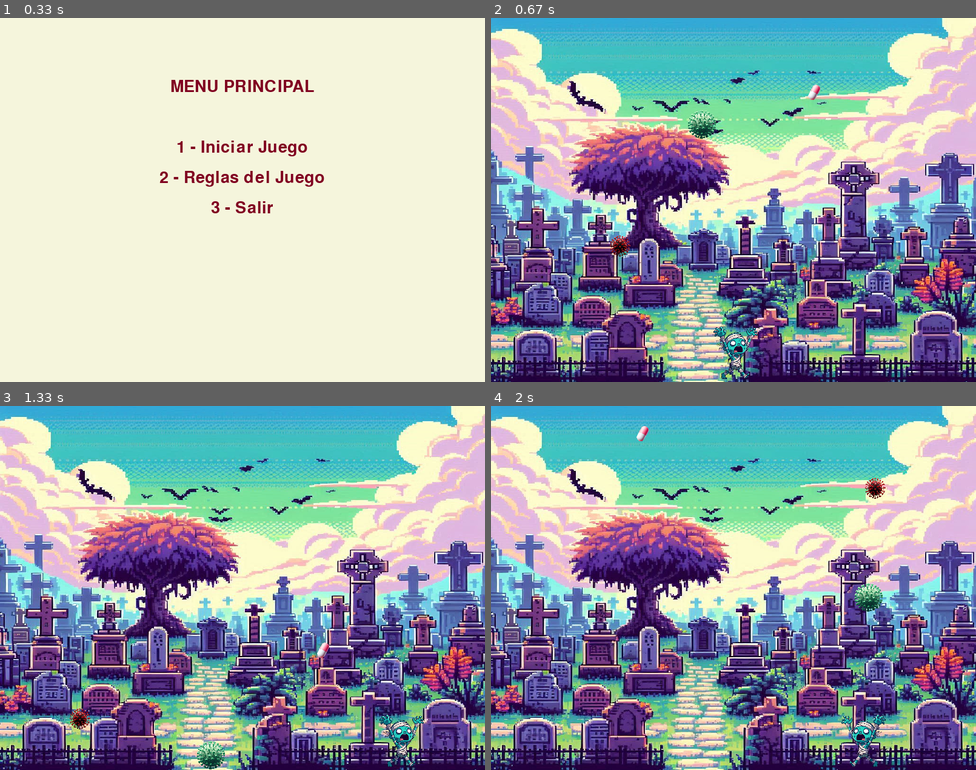
Above: before the commit, frames 1-4 (two rows, left to right).
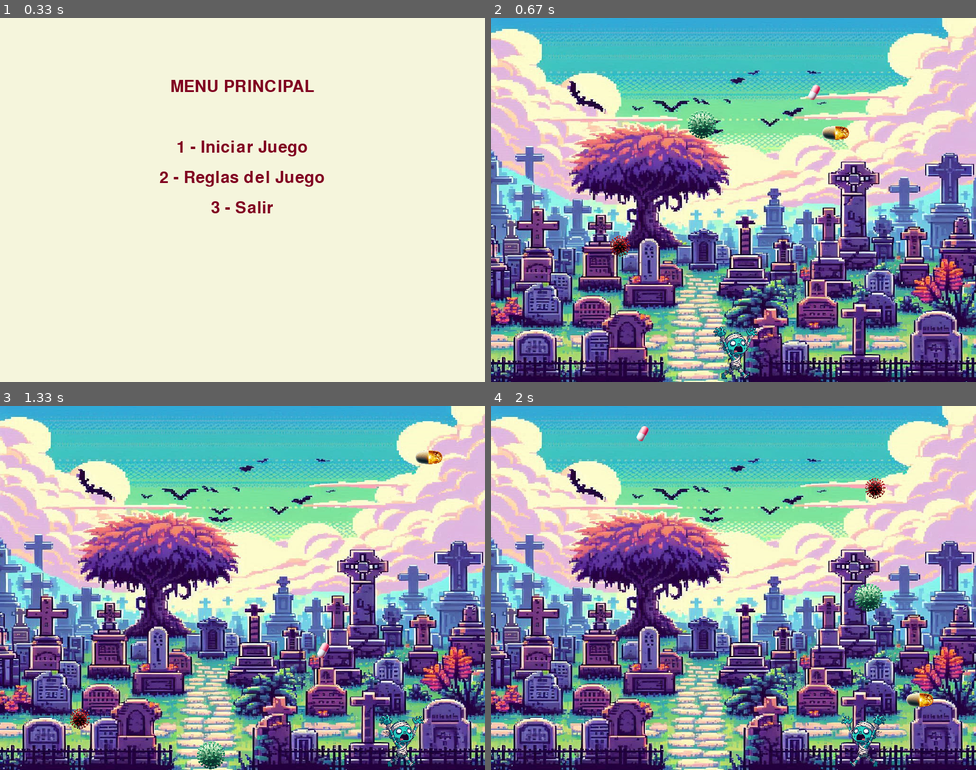
Above: after the commit, the same moments.

Repository: VictoriaCema/Pygame_2doParcial
Game: pygame game, started from main_juego.py
Two runs of this game, one before a commit and one after it. Both use one fixed random seed, a clock stepped at 60 frames per second and the inputs below.
Inputs:
- Up to frame 1 (0.33 s): no input
- Up to frame 2 (0.67 s): tap 1 at 0.33 s
- Up to frame 3 (1.33 s): hold Right 0.67-1.13 s; hold Right from 1.17 s (still down)
- Up to frame 4 (2 s): release Right at 1.63 s; hold Left from 1.67 s (still down)

Frame 1 is identical in both runs. In frame 2, 0.2% of the frame differs, in the area x 68-74%, y 29-34%; in frame 3, 0.2%; in frame 4, 0.2%.

Commit message:
Agregue la pildora salvadora

Diff:
--- a/funciones.py
+++ b/funciones.py
@@ -35,7 +35,7 @@
     """Maneja la colisión entre Somvicks y el virus."""
     if rect_personaje.colliderect(rect_virual_mortal):
         sonido_virus.play()
-        estado_jugador["virus"] -= 1
+        estado_jugador["vidas"] -= 1
         print(f"¡Virus mortal tocado, pierdes una vida, vidas restandtes {estado_jugador["vidas"]}! ")
         # Reiniciar la posición del virus
         x_virus_mortal = random.randint(0, medidas_ventana[0] - rect_virual_mortal.width)
@@ -43,7 +43,16 @@
         return x_virus_mortal, y_virus_mortal, True
     return rect_virual_mortal.x, rect_virual_mortal.y, False
 
-
+def detectar_colision_pildora_salvadora(rect_personaje, rect_pildora_salvadora, estado_jugador, medidas_ventana, sonido_pildora):
+    '''Muestra la colisión entre Somvicks y la pildora salvadora.'''
+    if rect_personaje.colliderect(rect_pildora_salvadora):
+        sonido_pildora.play()
+        estado_jugador["vidas"] += 1
+        print(f"¡Pildora salvadora tocada, ganaste una vida, vidas acumuladas: {estado_jugador["vidas"]}!")
+        x_pildora_salvadora = random.randint(0, medidas_ventana[0] - rect_pildora_salvadora.width)
+        y_pildora_salvadora = - rect_pildora_salvadora.height
+        return x_pildora_salvadora, y_pildora_salvadora, True
+    return rect_pildora_salvadora.x, rect_pildora_salvadora.y, False
 
 def mostrar_pantalla_final(ventana, resultado, medidas_ventana, img_ganaste, img_gameover, sonido_ganar, sonido_perder):
     """Muestra la pantalla final según el resultado del juego."""
@@ -100,11 +109,12 @@
     reglas = [
         "REGLAS DEL JUEGO:",
         "1. Mueve a Somvicks con las flechas <- y ->.",
-        "2. Atrapa las píldoras para sumar puntos.",
-        "3. Evita los virus o perderás vidas",
+        "2. Atrapa las píldoras rosas para sumar puntos.",
+        "3. Consigue 20 píldoras rosas para ganar.",
         "4. Comienzas con 3 vidas",
-        "5. Pierdes 1 vida cada 3 virus que tocas.",
-        "6. Consigue 20 píldoras para ganar.",
+        "5. Pierdes 1 vida cada 3 virus verdes que tocas.",
+        "6. Pierdes 1 vida por cada virus rojo que tocas.",
+        "7. La pildora amarilla te devuelve 1 vida. ",
         "Presiona ESC para volver al menú principal."
     ]
 
@@ -134,7 +144,8 @@
     x_somvicks, y_somvicks = (medidas_ventana[0] - ancho_somvicks) // 2, medidas_ventana[1] - alto_somvicks
     #x_virus_mortal, y_virus_mortal = random.randint(0, medidas_ventana[0] - ancho_virus), - alto_virus
     x_virus_mortal, y_virus_mortal = random.randint(0, medidas_ventana[0] - ancho_virus), - alto_virus
-    return estado_jugador, x_pildora, y_pildora, x_virus, y_virus, x_somvicks, y_somvicks, x_virus_mortal, y_virus_mortal #x_virus_mortal, y_virus_mortal
+    x_pildora_salvadora, y_pildora_salvadora = random.randint(0, medidas_ventana[0] - 35), - 35
+    return estado_jugador, x_pildora, y_pildora, x_virus, y_virus, x_somvicks, y_somvicks, x_virus_mortal, y_virus_mortal, x_pildora_salvadora, y_pildora_salvadora
 
 
 def mover_personaje(teclas, x_somvicks, direccion):
@@ -173,7 +184,15 @@
     return x_virus_mortal, y_virus_mortal
 
 
-def dibujar_elementos(ventana, x_somvicks, y_somvicks, x_pildora, y_pildora, x_virus, y_virus, x_virus_mortal, y_virus_mortal, reloj, direccion):
+def actualizar_pildora_salvadora(x_pildora_salvadora, y_pildora_salvadora):
+    y_pildora_salvadora += velocidad_pildora_salvadora
+    if y_pildora_salvadora > medidas_ventana[1]:
+        x_pildora_salvadora = random.randint(0, medidas_ventana[0] - ancho_pildora_salvadora)
+        y_pildora_salvadora = - alto_pildora_salvadora
+    return x_pildora_salvadora, y_pildora_salvadora
+
+
+def dibujar_elementos(ventana, x_somvicks, y_somvicks, x_pildora, y_pildora, x_virus, y_virus, x_virus_mortal, y_virus_mortal, x_pildora_salvadora, y_pildora_salvadora, reloj, direccion):
     """Dibuja los elementos en la pantalla."""
     reloj.tick(60)
     ventana.blit(imagen_fondo, (0, 0))
@@ -184,6 +203,7 @@
     ventana.blit(pildora, (x_pildora, y_pildora))
     ventana.blit(virus, (x_virus, y_virus))
     ventana.blit(virus_mortal, (x_virus_mortal, y_virus_mortal))
+    ventana.blit(pildora_salvadora, (x_pildora_salvadora, y_pildora_salvadora))
     pygame.display.flip()
 
 
--- a/main_juego.py
+++ b/main_juego.py
@@ -24,8 +24,7 @@
     if opcion == "iniciar":
 
         # Reiniciar estado del jugador y posiciones por si se elije jugar otra partida
-        estado_jugador, x_pildora, y_pildora, x_virus, y_virus, x_somvicks, y_somvicks, x_virus_mortal, y_virus_mortal = inicializar_estado_juego() #x_virus_mortal, y_virus_mortal = inicializar_estado_juego()
-        contador_pildora = 0
+        estado_jugador, x_pildora, y_pildora, x_virus, y_virus, x_somvicks, y_somvicks, x_virus_mortal, y_virus_mortal, x_pildora_salvadora, y_pildora_salvadora = inicializar_estado_juego()
         resultado = None
         direccion = "derecha"
 
@@ -40,15 +39,18 @@
             teclas = pygame.key.get_pressed()
             x_somvicks, direccion = mover_personaje(teclas, x_somvicks, direccion)
 
-            # Hacer que la pildora caiga, el virus comun y el virus mortal
+            # Hacer que la pildora, el virus comun, el virus mortal y la pildora salvadora caigan
             x_pildora, y_pildora = actualizar_pildora(x_pildora, y_pildora)
             x_virus, y_virus = actualizar_virus(x_virus, y_virus)
             x_virus_mortal, y_virus_mortal = actualizar_virus_mortal(x_virus_mortal, y_virus_mortal)
+            x_pildora_salvadora, y_pildora_salvadora = actualizar_pildora_salvadora(x_pildora_salvadora, y_pildora_salvadora)
+
 
             rect_somvicks = pygame.Rect(x_somvicks, y_somvicks, ancho_somvicks, alto_somvicks)
             rect_pildora = pygame.Rect(x_pildora, y_pildora, ancho_pildora, alto_pildora)
             rect_virus = pygame.Rect(x_virus, y_virus, ancho_virus, alto_virus)
             rect_virus_mortal = pygame.Rect(x_virus_mortal, y_virus_mortal, ancho_virus, alto_virus)
+            rect_pildora_salvadora = pygame.Rect(x_pildora_salvadora, y_pildora_salvadora, ancho_pildora_salvadora, alto_pildora_salvadora)
 
             # Colisión con píldora
             x_pildora, y_pildora, ganado = detectar_colision_pildora(rect_somvicks, rect_pildora, estado_jugador, medidas_ventana, sonido_pildora)
@@ -72,9 +74,11 @@
                     resultado = "perdiste"
                     jugando = 2
 
+            # Colision con pildora salvadora
+            x_pildora_salvadora, y_pildora_salvadora, ganado1 = detectar_colision_pildora_salvadora(rect_somvicks, rect_pildora_salvadora, estado_jugador, medidas_ventana, sonido_pildora)
 
             # Dibujar pantalla
-            dibujar_elementos(ventana, x_somvicks, y_somvicks,x_pildora, y_pildora, x_virus, y_virus, x_virus_mortal, y_virus_mortal, reloj, direccion)
+            dibujar_elementos(ventana, x_somvicks, y_somvicks,x_pildora, y_pildora, x_virus, y_virus, x_virus_mortal, y_virus_mortal, x_pildora_salvadora, y_pildora_salvadora, reloj, direccion)
 
         # Pantalla final
         pygame.mixer.music.stop()
--- a/variables.py
+++ b/variables.py
@@ -35,8 +35,11 @@
 virus = pygame.transform.scale(virus, (ancho_virus, alto_virus))
 
 #Estas variables guardan el virus mortal
-#virus_mortal = pygame.transform.scale(pygame.image.load("C:/Users/Victoria/Desktop/SomvicksPygame/virus1.png"), (ancho_virus, alto_virus))
 virus_mortal = pygame.transform.scale(pygame.image.load("C:/Users/Victoria/Desktop/SomvicksPygame/virus1.png"), (ancho_virus, alto_virus))
+
+#Estas variables guardan la pildora salvadora
+ancho_pildora_salvadora, alto_pildora_salvadora = 50, 50
+pildora_salvadora = pygame.transform.scale(pygame.image.load("C:/Users/Victoria/Desktop/SomvicksPygame/pildora_salvadora.png"), (alto_pildora_salvadora, ancho_pildora_salvadora))
 
 # Fondo
 imagen_fondo = pygame.image.load("C:/Users/Victoria/Desktop/SomvicksPygame/fondo2.png")
@@ -62,8 +65,6 @@
 x_pildora = random.randint(0, medidas_ventana[0] - ancho_pildora)
 y_pildora = -alto_pildora  # Comienza fuera de la pantalla (borde superior)
 velocidad_pildora = 7
-contador_pildora = 0  # Contador de la caída de la píldora
-caida_cada_n_vueltas = 2  # Mover la píldora cada 5 cuadros
 
 # Variables del virus
 x_virus = random.randint(0, medidas_ventana[0] - ancho_virus)
@@ -71,12 +72,14 @@
 velocidad_virus = 10
 
 # Variables del virus mortal
-# x_virus_mortal = random.randint(0, medidas_ventana[0] - ancho_virus)
-# y_virus_mortal = -alto_virus
-# velocidad_virus_mortal = 20
 x_virus_mortal = random.randint(0, medidas_ventana[0] - ancho_virus)
 y_virus_mortal = -alto_virus
 velocidad_virus_mortal = 20
+
+# Variables de la pildora salvadora
+x_pildora_salvadora = random.randint(0, medidas_ventana[0] - 35)
+y_pildora_salvadora = - 35
+velocidad_pildora_salvadora = 10
 
 resultado = None
 
Binary file added: pildora_salvadora.png
